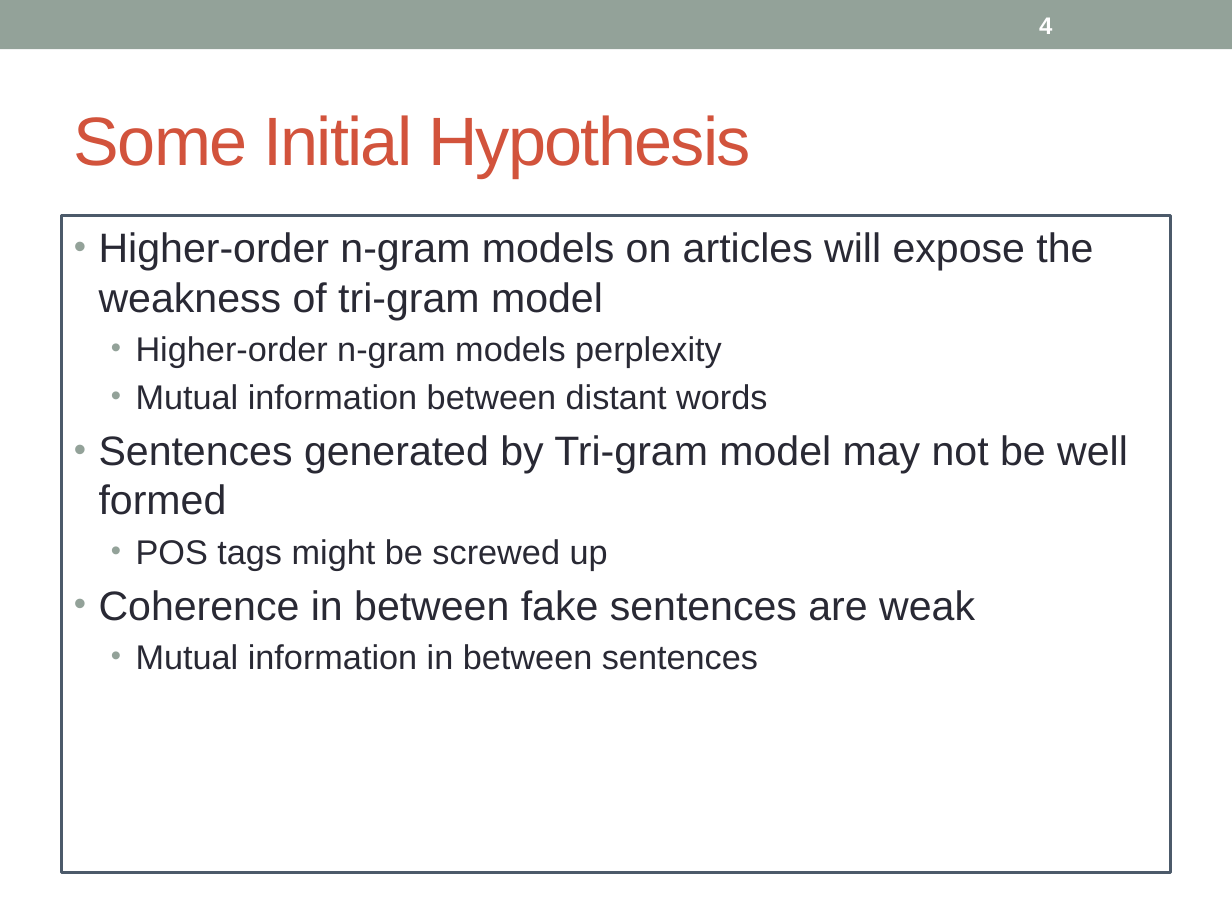
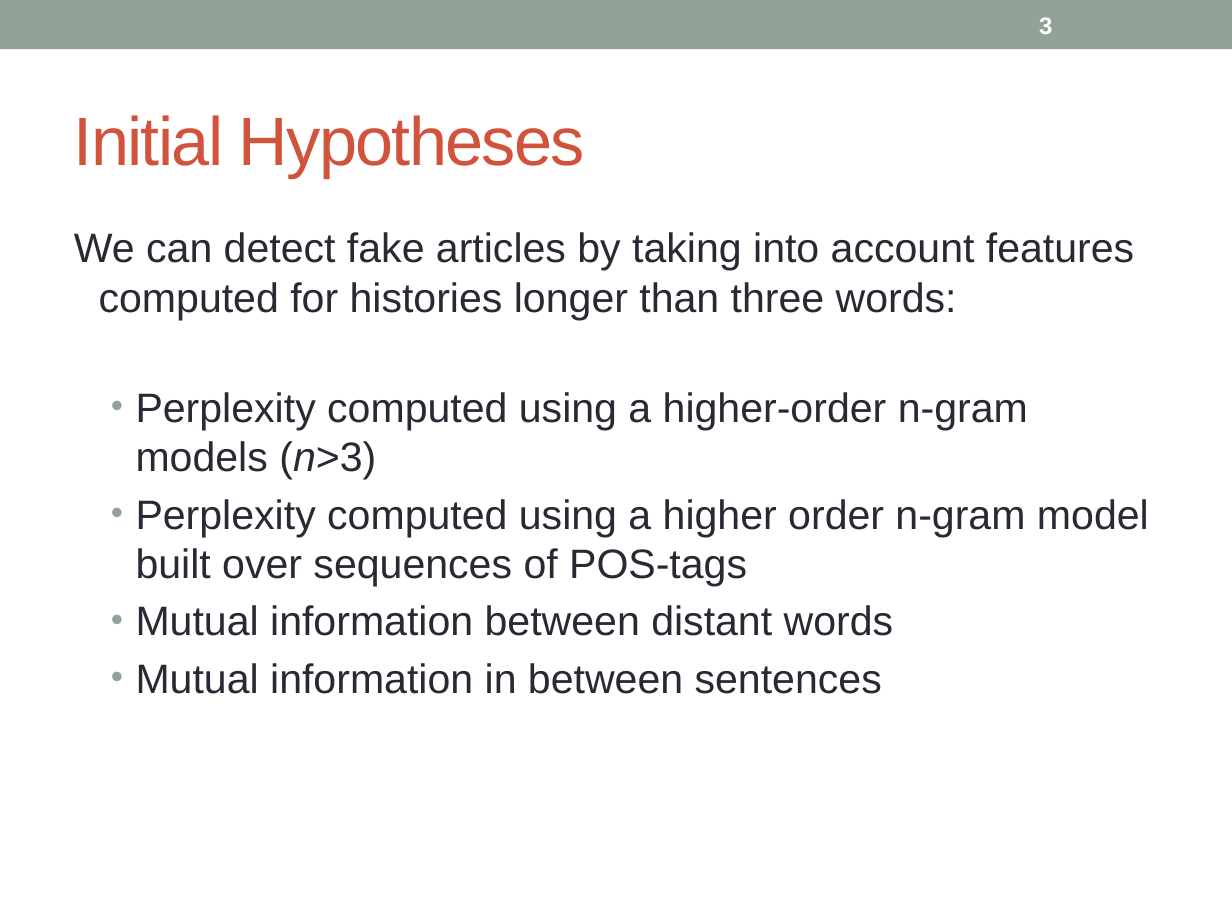
Before and after one commit to hunterhector/LangStats12Spring, a slide deck: slide 3 of Slides/11761-slides.pptx (slide 4 before the commit). Drawn at 1232x924 pixels with LibreOffice and Linux fonts; fonts in the diff are those of the drawing. Boxes give left, top, right and bottom in pixels: in the first picture for what was removed or moved away, otherwise in the second. Text is boxed around its words. In the diff, an @@ line names an element or a change of style, - is before the commit and + after.

```diff
--- a/Slides/11761-slides.pptx
+++ b/Slides/11761-slides.pptx
@@ page number at (x1=1039, y1=17, x2=1052, y2=34): text changed @@
-4
+3
@@ title at (x1=74, y1=115, x2=585, y2=178): text changed @@
-Some Initial Hypothesis
+Initial Hypotheses
@@ text "We can detect fake articles ..." moved from (x1=62, y1=216, x2=1170, y2=872) to (x1=74, y1=232, x2=1149, y2=694) @@
@@ text "We can detect fake articles ..." at (x1=74, y1=232, x2=1149, y2=694): outline #4C5A6A 2.08 pt to none @@
@@ text at (x1=74, y1=232, x2=1149, y2=586): text changed @@
-• Higher-order n-gram models on articles will expose the weakness of tri-gram model
-  • Higher-order n-gram models perplexity
+We can detect fake articles by taking into account features computed for histories longer than three words:
+  • Perplexity computed using a higher-order n-gram models (n>3)
+  • Perplexity computed using a higher order n-gram model built over sequences of POS-tags
@@ text at (x1=99, y1=435, x2=1128, y2=621): paragraphs removed @@
-• Sentences generated by Tri-gram model may not be well formed
-  • POS tags might be screwed up
-• Coherence in between fake sentences are weak
@@ text at (x1=136, y1=605, x2=894, y2=694): size 20 to 24 pt in "Mutual information between distant words", "Mutual information in between sentences" @@
```
Also in this commit, not shown: 8 other slides changed, 2 slides added, 4 slides removed.
